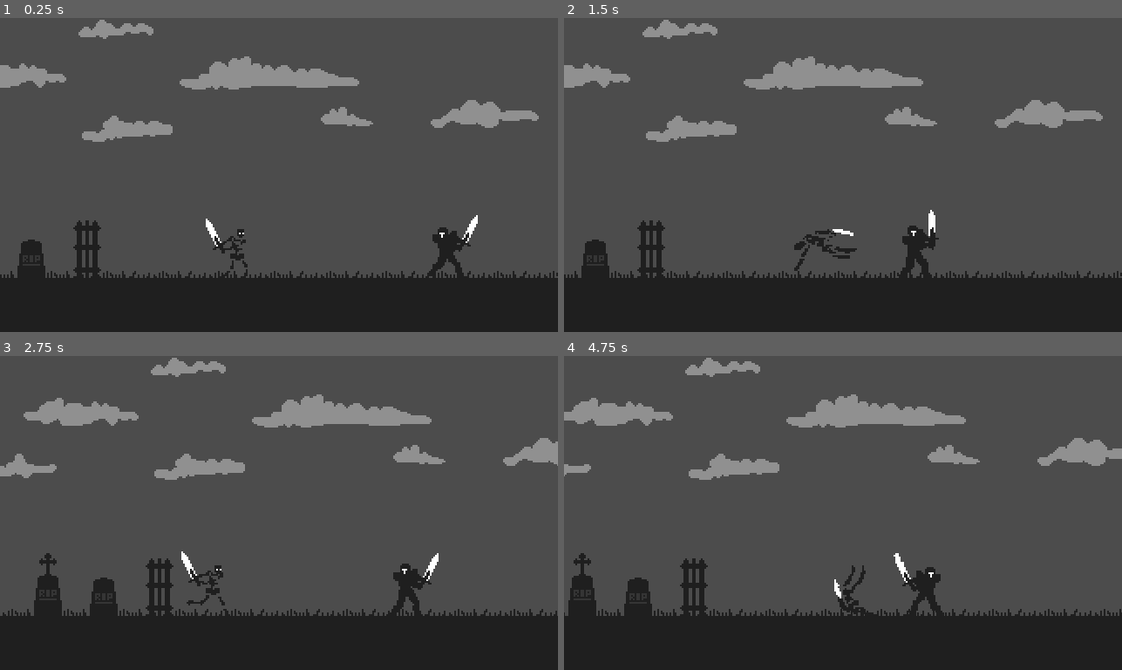
Above: before the commit, frames 1-4 (two rows, left to right).
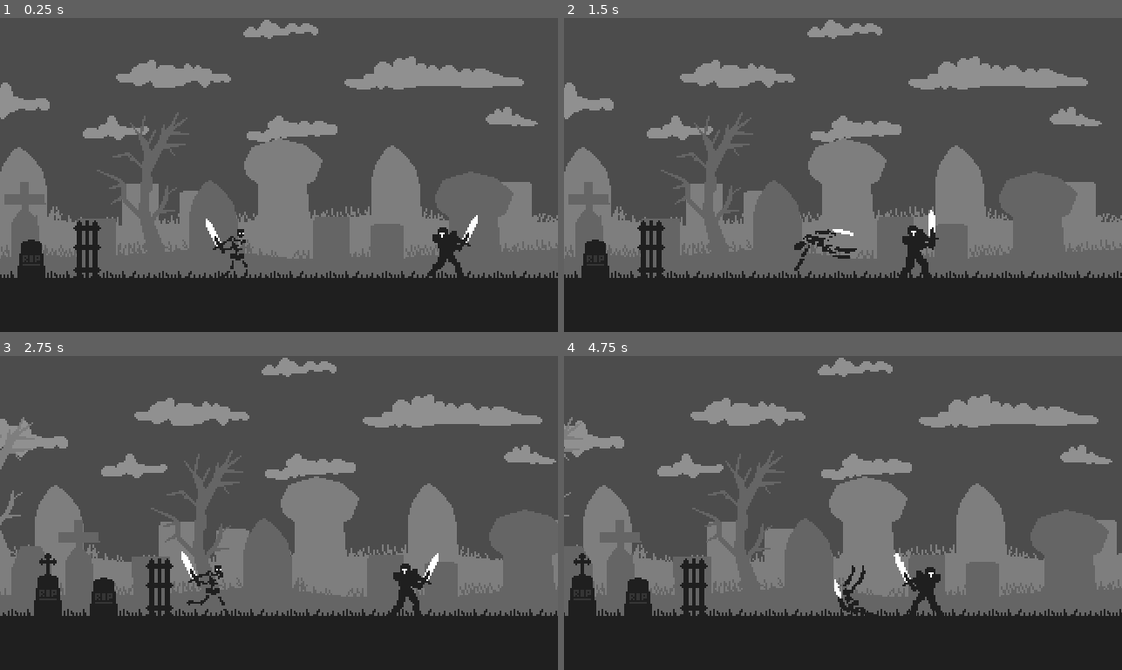
Above: after the commit, the same moments.

Repository: dw3nt/hb-grave-in-godot
Game: Godot game, scene res://Graveyard.tscn
Two runs of this game, one before a commit and one after it. Both use one fixed random seed, a clock stepped at 60 frames per second and the inputs below.
Inputs:
- Up to frame 1 (0.25 s): no input
- Up to frame 2 (1.5 s): hold D (move_right) 0.53-1.28 s; tap K (attack) at 0.6 s; hold A (move_left) from 1.28 s (still down); tap Space (roll) at 1.35 s
- Up to frame 3 (2.75 s): release A (move_left) at 2.03 s; hold D (move_right) from 2.03 s (still down); tap K (attack) at 2.1 s
- Up to frame 4 (4.75 s): tap Space (roll) at 2.85, 4.35 s; release D (move_right) at 3.53 s; hold A (move_left) from 3.53 s (still down); tap K (attack) at 3.6 s

The runs differ from the first frame. In frame 1, 35% of the frame differs, in the area x 0-100%, y 0-83%; in frame 2, 35%; in frame 3, 36%; in frame 4, 36%.

Commit message:
added parallax background - graves and clouds

Diff:
--- a/Graveyard.tscn
+++ b/Graveyard.tscn
@@ -1,23 +1,64 @@
-[gd_scene load_steps=9 format=2]
+[gd_scene load_steps=10 format=2]
 
 [ext_resource path="res://Graveyard.gd" type="Script" id=1]
-[ext_resource path="res://Wall.tscn" type="PackedScene" id=2]
-[ext_resource path="res://assets/sprites/environment/s_grass.png" type="Texture" id=3]
-[ext_resource path="res://assets/sprites/environment/s_clouds.png" type="Texture" id=4]
-[ext_resource path="res://assets/sprites/environment/s_wall.png" type="Texture" id=5]
-[ext_resource path="res://Tombstone.tscn" type="PackedScene" id=6]
-[ext_resource path="res://Knight.tscn" type="PackedScene" id=7]
-[ext_resource path="res://Skeleton.tscn" type="PackedScene" id=8]
+[ext_resource path="res://assets/sprites/environment/s_clouds.png" type="Texture" id=2]
+[ext_resource path="res://assets/sprites/environment/s_graves.png" type="Texture" id=3]
+[ext_resource path="res://Wall.tscn" type="PackedScene" id=4]
+[ext_resource path="res://assets/sprites/environment/s_grass.png" type="Texture" id=5]
+[ext_resource path="res://assets/sprites/environment/s_wall.png" type="Texture" id=6]
+[ext_resource path="res://Tombstone.tscn" type="PackedScene" id=7]
+[ext_resource path="res://Knight.tscn" type="PackedScene" id=8]
+[ext_resource path="res://Skeleton.tscn" type="PackedScene" id=9]
 
 [node name="Graveyard" type="Node"]
 script = ExtResource( 1 )
 
+[node name="ParallaxBackground" type="ParallaxBackground" parent="."]
+
+[node name="Clouds" type="ParallaxLayer" parent="ParallaxBackground"]
+editor/display_folded = true
+motion_scale = Vector2( 0.25, 1 )
+
+[node name="TextureRect" type="TextureRect" parent="ParallaxBackground/Clouds"]
+modulate = Color( 0.568627, 0.568627, 0.568627, 1 )
+margin_left = -288.0
+margin_right = 672.0
+margin_bottom = 140.0
+texture = ExtResource( 2 )
+stretch_mode = 2
+
+[node name="FarGraves" type="ParallaxLayer" parent="ParallaxBackground"]
+editor/display_folded = true
+motion_scale = Vector2( 0.5, 1 )
+
+[node name="TextureRect" type="TextureRect" parent="ParallaxBackground/FarGraves"]
+modulate = Color( 0.498039, 0.498039, 0.498039, 1 )
+margin_left = -397.0
+margin_top = 33.0
+margin_right = 1120.0
+margin_bottom = 173.0
+texture = ExtResource( 3 )
+stretch_mode = 2
+
+[node name="CloseGraves" type="ParallaxLayer" parent="ParallaxBackground"]
+editor/display_folded = true
+motion_scale = Vector2( 0.75, 1 )
+
+[node name="TextureRect" type="TextureRect" parent="ParallaxBackground/CloseGraves"]
+modulate = Color( 0.4, 0.4, 0.4, 1 )
+margin_left = -256.0
+margin_top = 52.0
+margin_right = 1120.0
+margin_bottom = 192.0
+texture = ExtResource( 3 )
+stretch_mode = 2
+
 [node name="Environment" type="Node2D" parent="."]
 
-[node name="WallLeft" parent="Environment" instance=ExtResource( 2 )]
+[node name="WallLeft" parent="Environment" instance=ExtResource( 4 )]
 position = Vector2( 16, 144 )
 
-[node name="WallRight" parent="Environment" instance=ExtResource( 2 )]
+[node name="WallRight" parent="Environment" instance=ExtResource( 4 )]
 position = Vector2( 1008, 144 )
 
 [node name="Grass" type="TextureRect" parent="Environment"]
@@ -25,55 +66,48 @@
 margin_top = 128.0
 margin_right = 1248.0
 margin_bottom = 168.0
-texture = ExtResource( 3 )
-stretch_mode = 2
-
-[node name="Clouds" type="TextureRect" parent="Environment"]
-modulate = Color( 0.568627, 0.568627, 0.568627, 1 )
-margin_left = -288.0
-margin_right = 1264.0
-margin_bottom = 140.0
-texture = ExtResource( 4 )
+texture = ExtResource( 5 )
 stretch_mode = 2
 
 [node name="Ground" type="Sprite" parent="Environment"]
 position = Vector2( 496, 176 )
 scale = Vector2( 47, 1 )
-texture = ExtResource( 5 )
+texture = ExtResource( 6 )
 
 [node name="Tombstones" type="Node" parent="Environment"]
+editor/display_folded = true
 
-[node name="Tombstone" parent="Environment/Tombstones" instance=ExtResource( 6 )]
+[node name="Tombstone" parent="Environment/Tombstones" instance=ExtResource( 7 )]
 position = Vector2( -16, 140 )
 
-[node name="Tombstone2" parent="Environment/Tombstones" instance=ExtResource( 6 )]
+[node name="Tombstone2" parent="Environment/Tombstones" instance=ExtResource( 7 )]
 position = Vector2( -48, 140 )
 
-[node name="Tombstone3" parent="Environment/Tombstones" instance=ExtResource( 6 )]
+[node name="Tombstone3" parent="Environment/Tombstones" instance=ExtResource( 7 )]
 position = Vector2( -96, 140 )
 
-[node name="Tombstone4" parent="Environment/Tombstones" instance=ExtResource( 6 )]
+[node name="Tombstone4" parent="Environment/Tombstones" instance=ExtResource( 7 )]
 position = Vector2( -160, 140 )
 
-[node name="Tombstone5" parent="Environment/Tombstones" instance=ExtResource( 6 )]
+[node name="Tombstone5" parent="Environment/Tombstones" instance=ExtResource( 7 )]
 position = Vector2( -115, 140 )
 
-[node name="Tombstone6" parent="Environment/Tombstones" instance=ExtResource( 6 )]
+[node name="Tombstone6" parent="Environment/Tombstones" instance=ExtResource( 7 )]
 position = Vector2( 1040, 140 )
 
-[node name="Tombstone7" parent="Environment/Tombstones" instance=ExtResource( 6 )]
+[node name="Tombstone7" parent="Environment/Tombstones" instance=ExtResource( 7 )]
 position = Vector2( 1072, 140 )
 
-[node name="Tombstone8" parent="Environment/Tombstones" instance=ExtResource( 6 )]
+[node name="Tombstone8" parent="Environment/Tombstones" instance=ExtResource( 7 )]
 position = Vector2( 1096, 140 )
 
-[node name="Tombstone9" parent="Environment/Tombstones" instance=ExtResource( 6 )]
+[node name="Tombstone9" parent="Environment/Tombstones" instance=ExtResource( 7 )]
 position = Vector2( 1168, 140 )
 
 [node name="Enemies" type="Node2D" parent="."]
 
-[node name="Knight" parent="Enemies" instance=ExtResource( 7 )]
+[node name="Knight" parent="Enemies" instance=ExtResource( 8 )]
 position = Vector2( 236, 136 )
 
-[node name="Skeleton" parent="." instance=ExtResource( 8 )]
+[node name="Skeleton" parent="." instance=ExtResource( 9 )]
 position = Vector2( 96, 136 )
